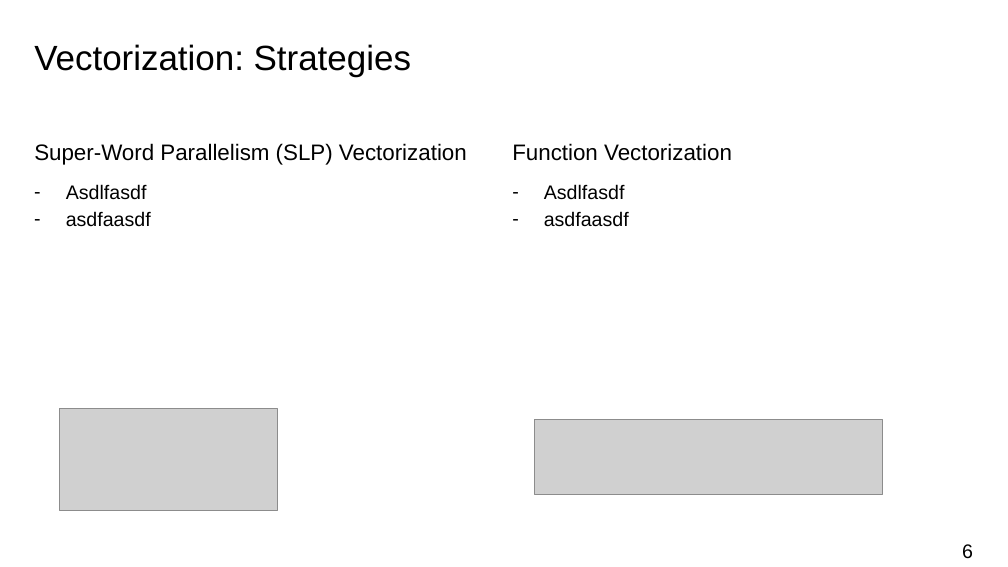
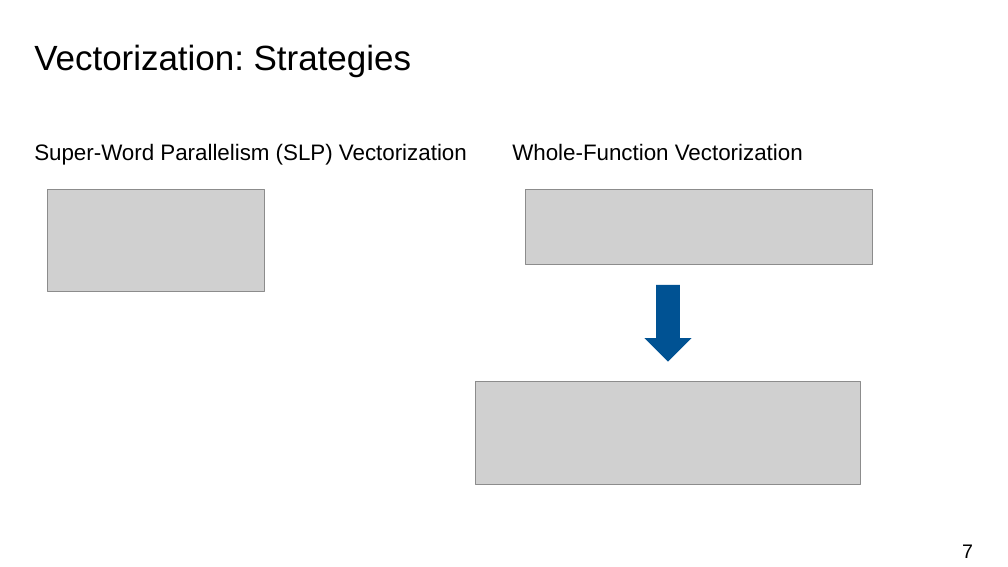
Before and after one commit to atalantus/seminar-llvm-vplan, a slide deck: slide 7 of presentation/vplan-presentation.pptx (slide 6 before the commit). Drawn at 1008x567 pixels with LibreOffice and Linux fonts; fonts in the diff are those of the drawing; grey boxes stand for pictures; background and template pictures are left out. Boxes give left, top, right and bottom in pixels: in the first picture for what was removed or moved away, otherwise in the second. Text is boxed around its words. In the diff, an @@ line names an element or a change of style, - is before the commit and + after.

```diff
--- a/presentation/vplan-presentation.pptx
+++ b/presentation/vplan-presentation.pptx
@@ text at [512,143,803,161]: text changed @@
-Function Vectorization
+Whole-Function Vectorization
@@ picture: place and size @@
-picture at [59,408,277,510]
+picture at [47,190,265,291]
@@ text removed at [66,184,151,227] @@
-– Asdlfasdf
-– asdfaasdf
@@ picture: place and size @@
-picture at [535,419,883,494]
+picture at [525,190,873,264]
@@ text removed at [544,184,629,227] @@
-– Asdlfasdf
-– asdfaasdf
@@ down arrow added at [644,285,691,362], fill #005293 @@
@@ picture added at [476,381,861,484] @@
@@ page number at [962,544,973,558]: text changed @@
-6
+7
```
Also in this commit, not shown: 13 other slides changed, 21 slides added, 1 slide removed.
